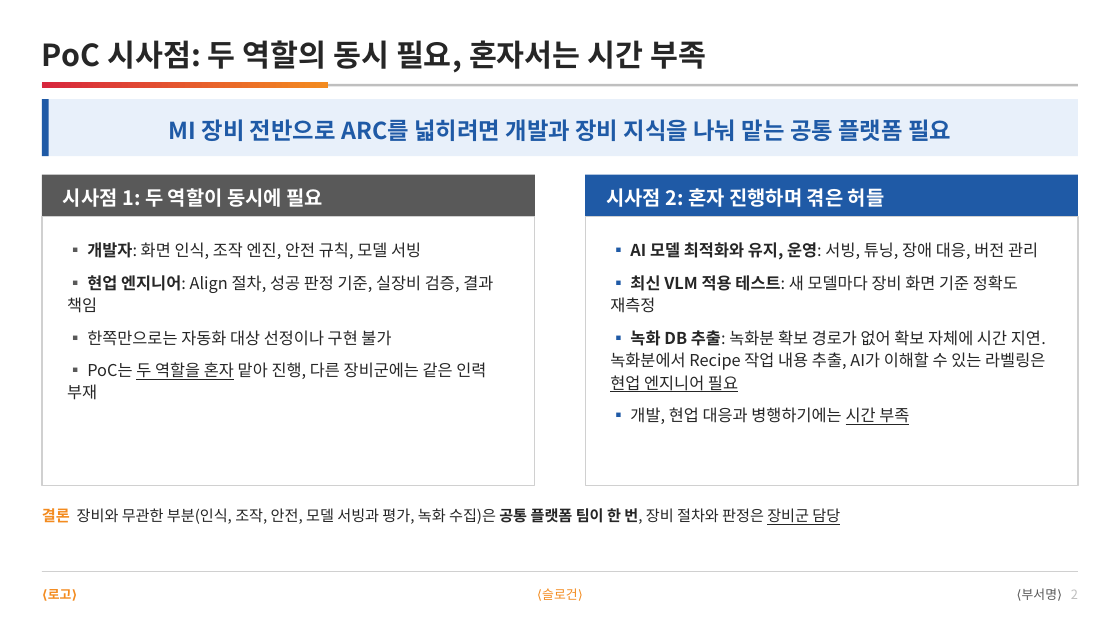
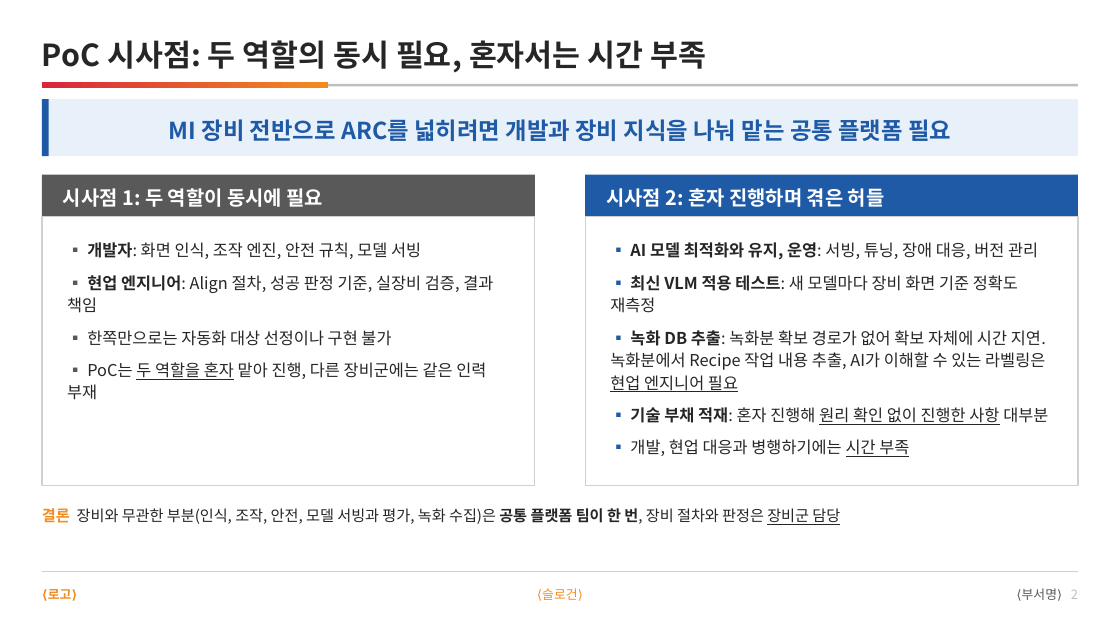
Before and after one commit to DarrenKoi/pm_notes, a slide deck: slide 2 of my-task/arc-tf/deliverables/arc-tf-exec-summary.pptx. Drawn at 1120x630 pixels with LibreOffice and Linux fonts; fonts in the diff are those of the drawing. Boxes give left, top, right and bottom in pixels: in the first picture for what was removed or moved away, otherwise in the second. Text is boxed around its words. In the diff, an @@ line names an element or a change of style, - is before the commit and + after.

```diff
--- a/my-task/arc-tf/deliverables/arc-tf-exec-summary.pptx
+++ b/my-task/arc-tf/deliverables/arc-tf-exec-summary.pptx
@@ text at (630, 407, 1048, 425): paragraph added @@
+▪ 기술 부채 적재: 혼자 진행해 원리 확인 없이 진행한 사항 대부분
```
Also in this commit, not shown: 8 other files.
